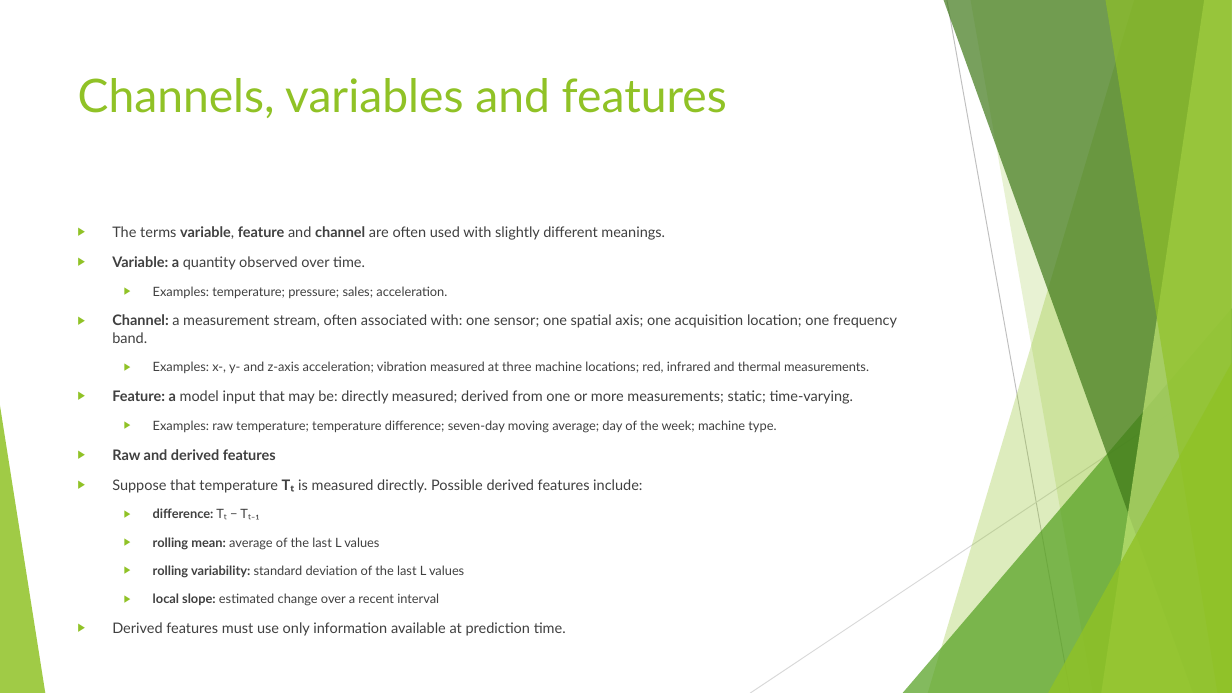
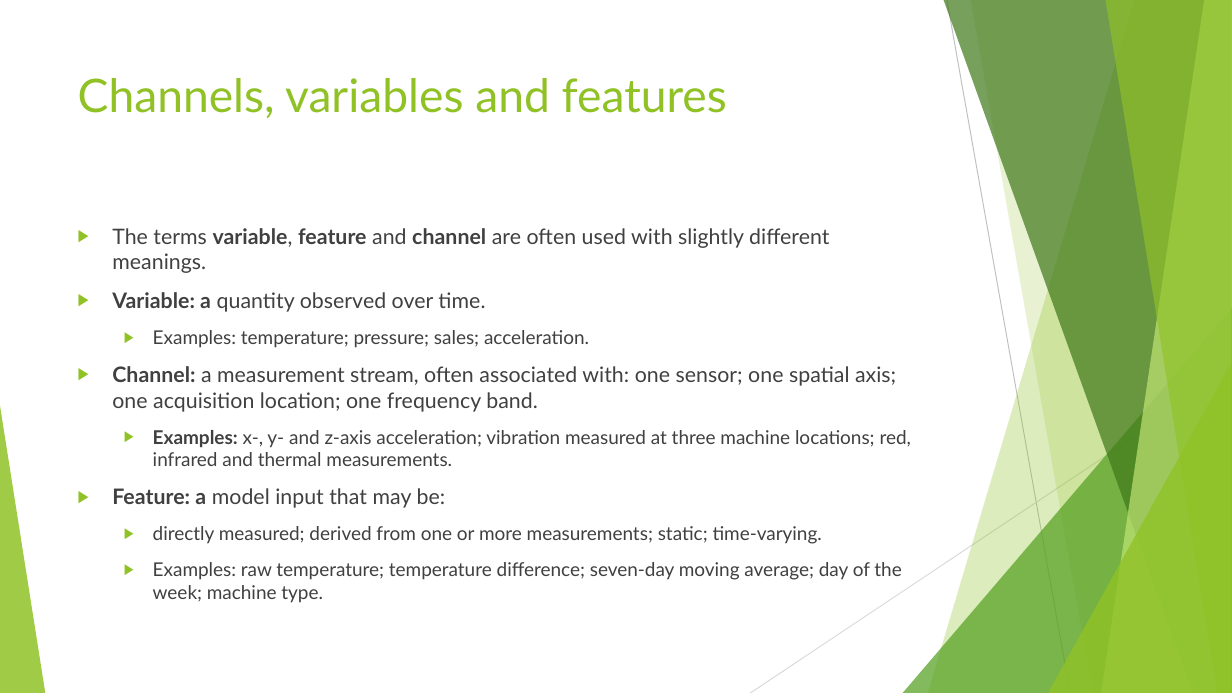
Before and after one commit to FranzGH/timeseries, a slide deck: slide 14 of Slides/01 Problem formulation and data structure.pptx. Drawn at 1232x693 pixels with LibreOffice and Linux fonts; fonts in the diff are those of the drawing. Boxes give left, top, right and bottom in pixels: in the first picture for what was removed or moved away, otherwise in the second. Text is boxed around its words. In the diff, an @@ line names an element or a change of style, - is before the commit and + after.

```diff
--- a/Slides/01 Problem formulation and data structure.pptx
+++ b/Slides/01 Problem formulation and data structure.pptx
@@ text at <box>112,228,911,603</box>: size 11.2 to 16.6 pt in "The terms variable, feature and channel are ...", "Variable: a quantity observed over time.", "Channel: a measurement stream, often associated with: ..."; size 10 to 14.8 pt in "Examples: temperature; pressure; sales; acceleration.", "Examples: x-, y- and z-axis acceleration; vibration ...", "Examples: raw temperature; temperature difference; seven-day ..."; bold on in "Examples:" @@
@@ text at <box>112,449,642,636</box>: paragraphs removed @@
-▶ Raw and derived features
-▶ Suppose that temperature Tₜ is measured directly. Possible derived features include:
-  ▶ difference: Tₜ − Tₜ₋₁
-  ▶ rolling mean: average of the last L values
-  ▶ rolling variability: standard deviation of the last L values
-  ▶ local slope: estimated change over a recent interval
-▶ Derived features must use only information available at prediction time.
@@ text at <box>112,488,822,544</box>: text changed; size 11.2 to 14.8 pt @@
-▶ Feature: a model input that may be: directly measured; derived from one or more measurements; static; time-varying.
+▶ Feature: a model input that may be:
+  ▶ directly measured; derived from one or more measurements; static; time-varying.
```
Also in this commit, not shown: 7 other slides changed, 1 slide added, 1 other file.
